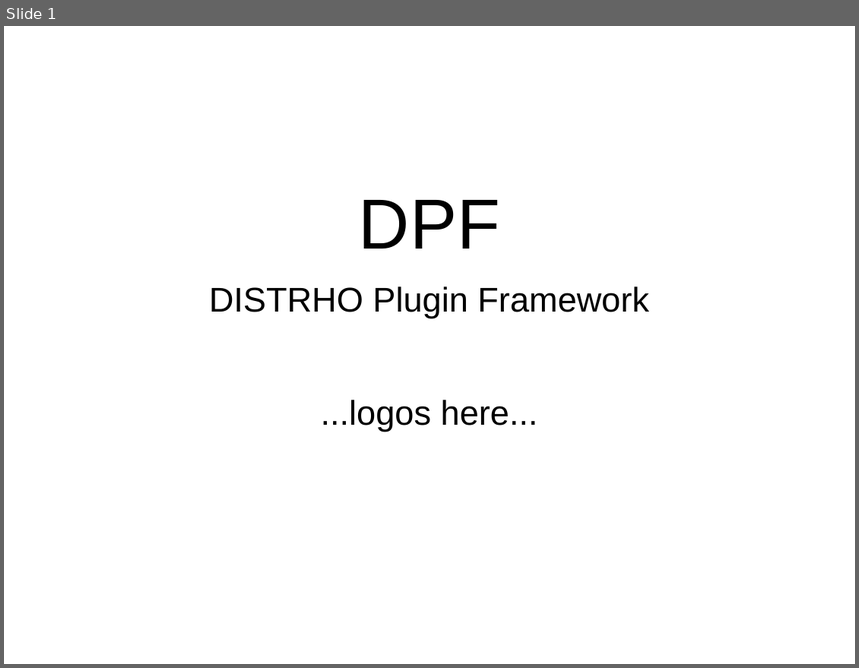
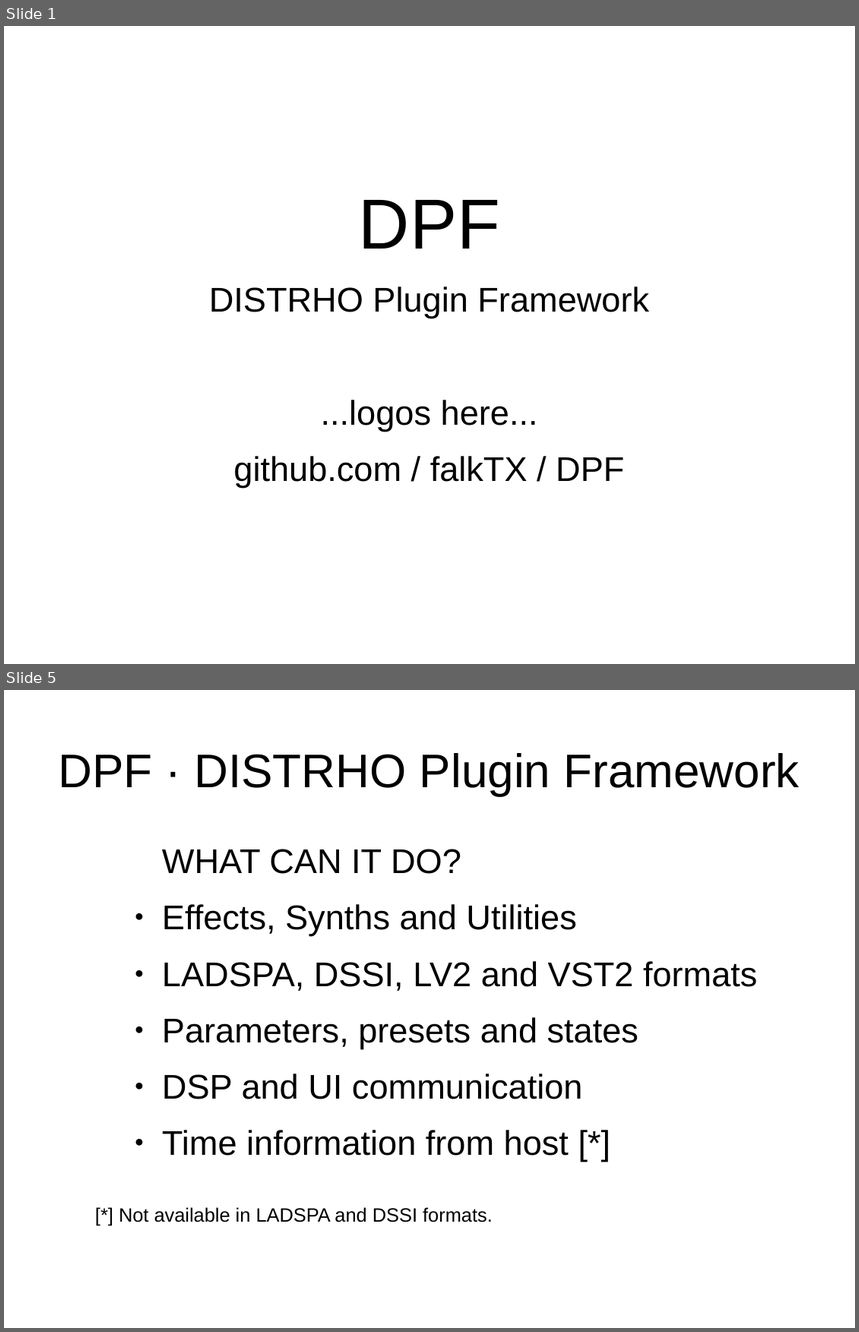
Before and after one commit to DISTRHO/DPF, a slide deck: lac/2014-small-talk.odp. Shown one above the other, each under a label of ours: slide 1 before the commit, slides 1 and 5 after it; the slides between them are not shown. The pictures are 859x668 and 859x1332 pixels, drawn with LibreOffice and Linux fonts; fonts in the diff are those of the drawing. Boxes give left, top, right and bottom in pixels: in the first picture for what was removed or moved away, otherwise in the second. Text is boxed around its words. In the diff, an @@ line names an element or a change of style, - is before the commit and + after.

```diff
--- a/lac/2014-small-talk.odp
+++ b/lac/2014-small-talk.odp
@@ slide 5 added at [4, 690, 855, 1328], background #FFFFFF @@
@@ title added at [58, 753, 800, 796], 44 pt, text #000000 @@
+DPF · DISTRHO Plugin Framework
@@ text added at [162, 849, 757, 1156], 32 pt, text #000000 @@
+WHAT CAN IT DO?
+● Effects, Synths and Utilities
+● LADSPA, DSSI, LV2 and VST2 formats
+● Parameters, presets and states
+● DSP and UI communication
+● Time information from host [*]
@@ title added at [119, 1208, 493, 1223], 18 pt, text #000000 @@
+[*] Not available in LADSPA and DSSI formats.
@@ slide 1 changed as well @@
@@ text at [234, 456, 624, 488]: paragraph added @@
+github.com / falkTX / DPF
```
Also in this commit, not shown: 7 other slides added, 1 slide removed.
